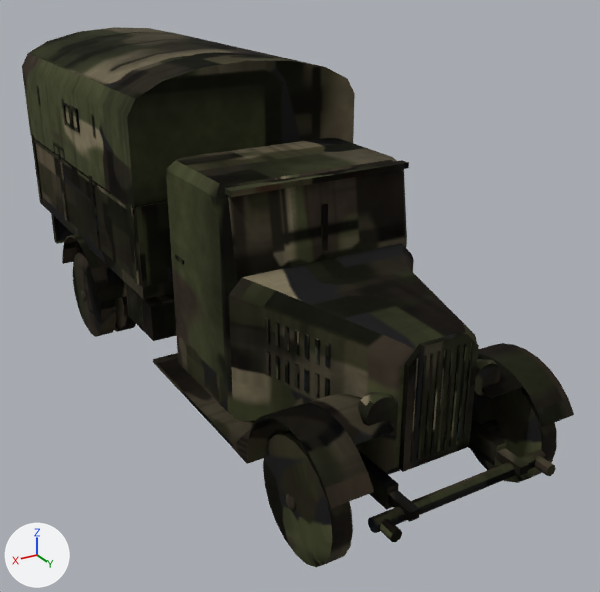
An edit to the Blender file models/PF621L/PF621L.blend, drawn before and after from the same camera.
Before and after are seen from a 50 mm camera at (2.93, 5.62, 3.45) aimed at (-0.27, 0.29, 0.78). Lighting does not change. The marker at lower left points along +X, +Y and +Z. The picture after the commit comes second.

In view in the first picture: 'Chassis', 'Roue_02', 'Roue_Droite_01', 'Roue_Gauche_01'.
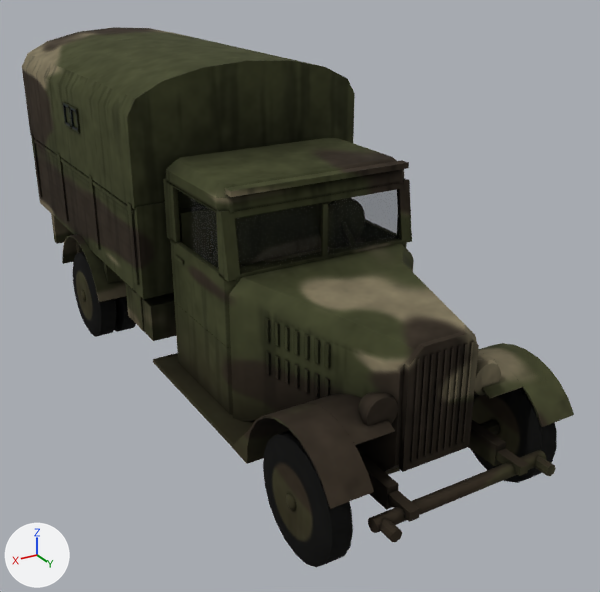
Location of each change, [x1, y1, x2, y2] in pixels of the pictures (600 x 592 px):
part 1 of me_chassis, added
    after: [398, 181, 406, 243]
part 2 of me_chassis, added
    after: [228, 211, 240, 280]
part 3 of me_chassis, added
    after: [166, 180, 178, 243]
part 4 of me_chassis, added
    after: [172, 184, 216, 212]
part 5 of me_chassis, added
    after: [163, 178, 170, 239]
part 6 of me_chassis, added
    after: [240, 239, 402, 278]
part 7 of me_chassis, added
    after: [234, 182, 400, 218]
part 8 of me_chassis, added (mostly hidden)
    after: [317, 202, 324, 249]
part 9 of me_chassis, added
    after: [166, 169, 412, 415]
part 10 of me_chassis, surface changed
    both: [22, 27, 574, 542]
part 11 of me_roue_droite_01, surface changed
    both: [264, 430, 351, 567]

The change, as a diff of the scene's bpy script:
```diff
--- a/models/PF621L/PF621L.blend.py
+++ b/models/PF621L/PF621L.blend.py
@@ mat_m_vitre @@
+mat_m_vitre = principled_material('M_Vitre')
+mat_m_vitre.base_color = (0.0, 0.0, 0.0)  # black #000000
+mat_m_vitre.roughness = 0.05
+mat_m_vitre.alpha = 0.298
@@ me_chassis @@
 # used by ob_chassis; location = (0.0, 0.0, 0.0)
-me_chassis.from_pydata(...)  # 1414 vertices, 973 faces; spans x -1.01..1.01, y -3.04..2.75, z 0.24..2.62
+me_chassis.from_pydata(...)  # 1662 vertices, 1147 faces; spans x -1.01..1.01, y -3.04..2.75, z 0.24..2.62
+# me_chassis part 1: the loose piece of 8 vertices spanning x -0.02..0.02, y 1.06..1.08, z 1.43..1.8 is copied, and the copy is turned 8.4 degrees about the x axis through its middle and scaled by 1.23, then moved by (-0.68, -0.03, 0.01); it spans x -0.7..-0.66, y 0.99..1.09, z 1.4..1.85
+# me_chassis part 2: the loose piece of 8 vertices spanning x -0.02..0.02, y 1.06..1.08, z 1.43..1.8 is copied, and the copy is turned 8.4 degrees about the x axis through its middle and scaled by 1.23, then moved by (0.68, -0.03, 0.01); it spans x 0.66..0.7, y 0.99..1.09, z 1.4..1.85
+# me_chassis part 3: a new loose piece, a box spanning x 0.715..0.75, y 0.12..0.24, z 1.4..1.85, in mat_m_tk
+# me_chassis part 4: a new loose piece, a box spanning x 0.715..0.75, y 0.24..0.95, z 1.83..1.85, in mat_m_tk
+# me_chassis part 5: a new loose piece, a box spanning x 0.7..0.75, y 0.07..0.12, z 1.4..1.85, in mat_m_tk
+# me_chassis part 6: the loose piece of 8 vertices spanning x -0.02..0.02, y 1.06..1.08, z 1.43..1.8 is copied, and the copy is scaled about its middle by (33, 1.75, 0.0811), then moved by (0.0, 0.0, -0.2); it spans x -0.66..0.66, y 1.05..1.09, z 1.4..1.43
+# me_chassis part 7: the loose piece of 8 vertices spanning x -0.7..0.7, y 0.99..1.07, z 1.96..2.0 is copied, and the copy is scaled about its middle by (0.943, 0.438, 1.25), then moved by (0.0, -0.02, -0.15); it spans x -0.66..0.66, y 0.99..1.03, z 1.8..1.85
+# me_chassis part 8: a new loose piece, a box spanning x -0.69..0.69, y 0.13..0.23, z 1.12..1.62, in mat_m_tk
+# me_chassis part 9: 88 vertices added at x -0.75..0.75, y 0.07..1.09, z 0.9..1.85
+# me_chassis part 10: 954 kept faces spanning x -1.01..1.01, y -3.04..2.75, z 0.24..2.62 get new texture (UV) coordinates
+# other edits to the shape of me_chassis do not show in these pictures
 me_chassis.materials.append(mat_m_tk)
+me_chassis.materials.append(mat_m_vitre)  # black #000000
@@ me_roue_droite_01 @@
 me_roue_droite_01.from_pydata(...)  # 258 vertices, 198 faces; spans x -0.095..0.115, y -0.4..0.4, z -0.4..0.4
 # used by ob_roue_droite_01; location = (0.8, 2.14, 0.4)
+# me_roue_droite_01 part 11: texture (UV) coordinates of 198 of 198 faces, centred in x -0.095..0.115, y -0.39..0.39, z -0.39..0.39, changed; they spanned u 0.02..1.0, v 0.06..1.0 and now span u 0.0..1.0, v 0.07..0.99
 me_roue_droite_01.materials.append(mat_m_tk)
```
